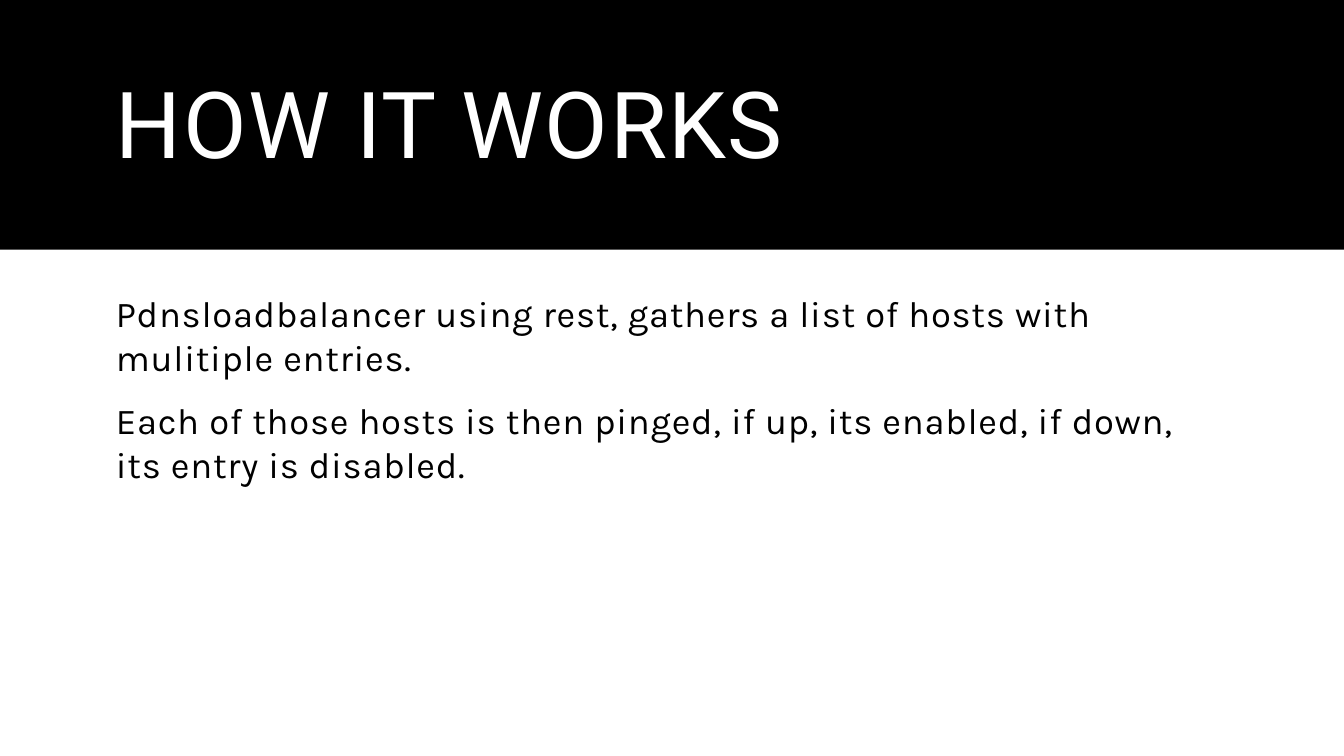
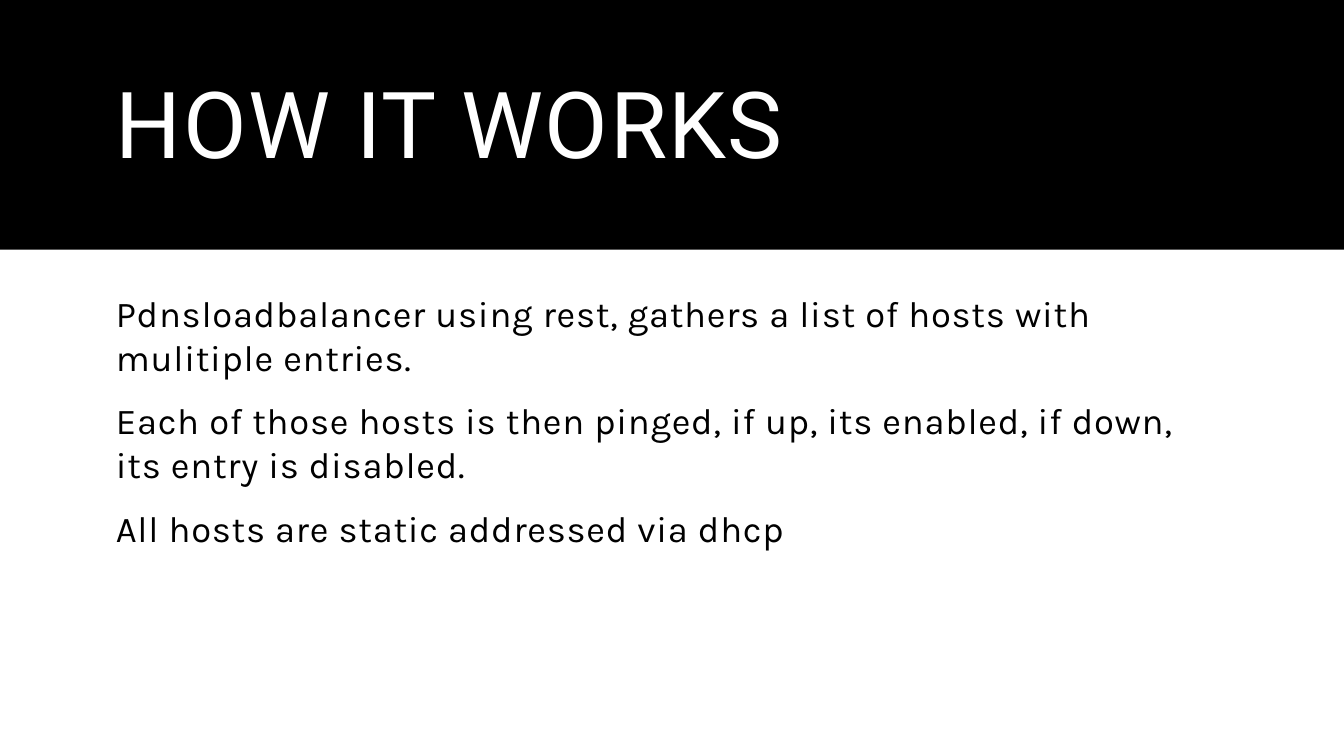
Before and after one commit to glennswest/presentations, a slide deck: slide 3 of pdnsloadbalancer.pptx. Drawn at 1344x756 pixels with LibreOffice and Linux fonts; fonts in the diff are those of the drawing. Boxes give left, top, right and bottom in pixels: in the first picture for what was removed or moved away, otherwise in the second. Text is boxed around its words. In the diff, an @@ line names an element or a change of style, - is before the commit and + after.

```diff
--- a/pdnsloadbalancer.pptx
+++ b/pdnsloadbalancer.pptx
@@ text at [116, 517, 784, 551]: paragraph added @@
+All hosts are static addressed via dhcp
```
Also in this commit, not shown: 1 slide added, 1 other file.
